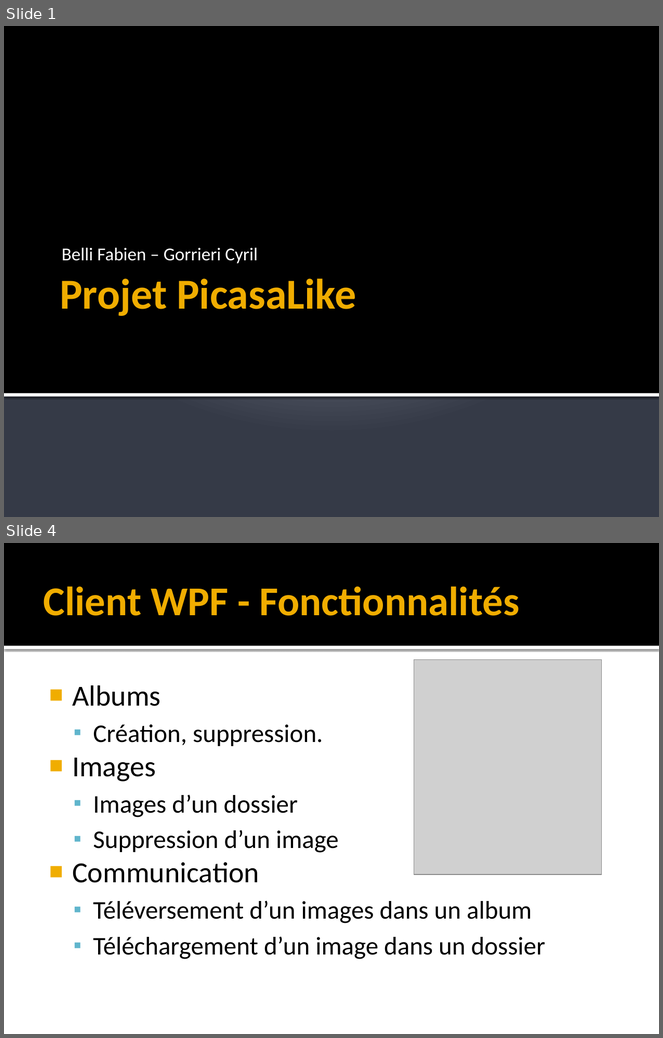
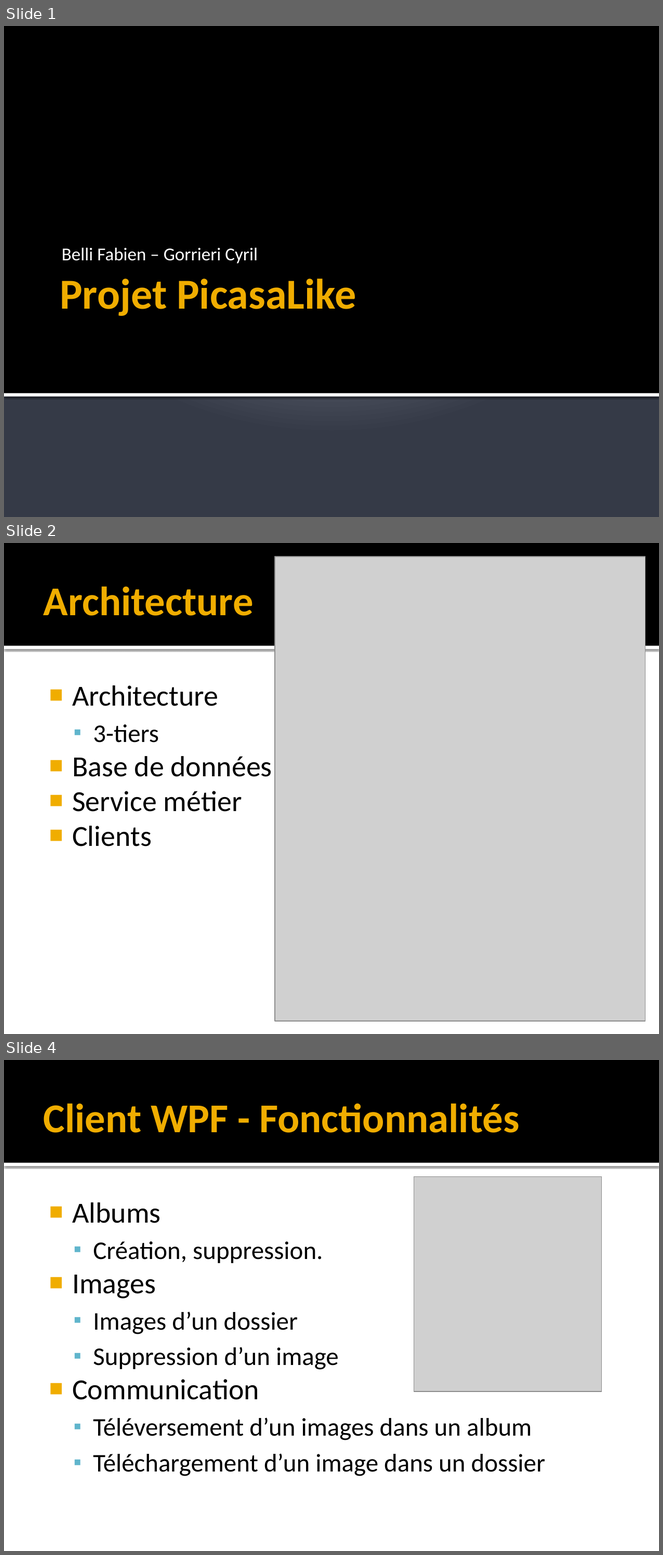
Before and after one commit to FabienInspiron/Polytech_Picasa_Like, a slide deck: MiniProjetComplet/Rapport/Presentation c#.pptx. Shown one above the other, each under a label of ours: slides 1 and 4 before the commit, slides 1, 2 and 4 after it; the slides between them are not shown. The pictures are 663x1038 and 663x1555 pixels, drawn with LibreOffice and Linux fonts; fonts in the diff are those of the drawing; grey boxes stand for pictures. Boxes give left, top, right and bottom in pixels: in the first picture for what was removed or moved away, otherwise in the second. Text is boxed around its words. In the diff, an @@ line names an element or a change of style, - is before the commit and + after.

```diff
--- a/MiniProjetComplet/Rapport/Presentation c#.pptx
+++ b/MiniProjetComplet/Rapport/Presentation c#.pptx
@@ slide 2 added at [4,543,659,1034], background #FFFFFF; not listed: 2 template elements that a slide beside it also shows @@
@@ picture added at [274,557,646,1022] @@
@@ title added at [44,586,254,616], 45 pt, text #F0AD00, bold @@
+Architecture
@@ text added at [72,685,272,847], 32 pt, text #000000 @@
+■ Architecture
+  ▪ 3-tiers
+■ Base de données
+■ Service métier
+■ Clients
```
Also in this commit, not shown: 3 slides changed, 2 other slides added, 3 slides removed, 3 other files.
